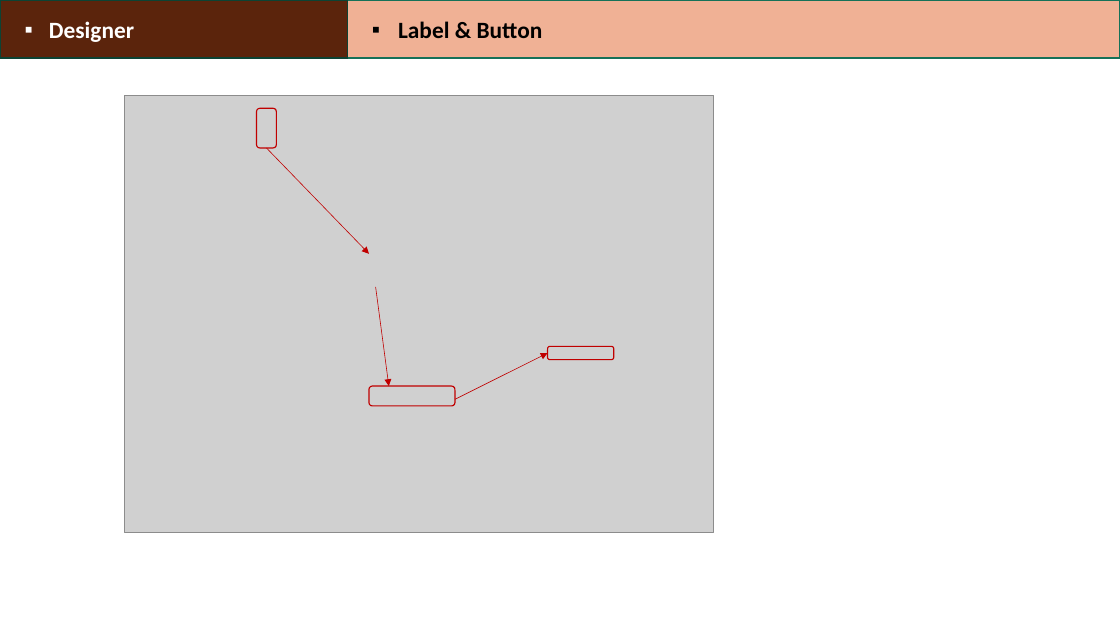
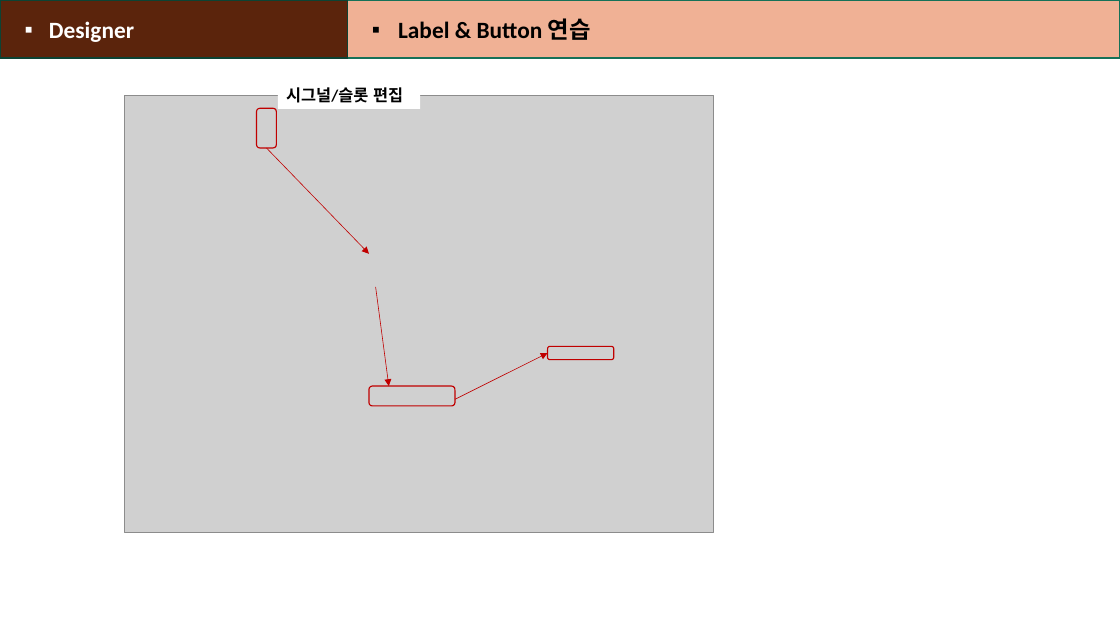
Before and after one commit to heartcom/Linux-Program, a slide deck: slide 43 of 2_Rpi_GPIO_DHT11_PyQt.pptx (slide 14 before the commit). Drawn at 1120x630 pixels with LibreOffice and Linux fonts; fonts in the diff are those of the drawing; grey boxes stand for pictures. Boxes give left, top, right and bottom in pixels: in the first picture for what was removed or moved away, otherwise in the second. Text is boxed around its words. In the diff, an @@ line names an element or a change of style, - is before the commit and + after.

```diff
--- a/2_Rpi_GPIO_DHT11_PyQt.pptx
+++ b/2_Rpi_GPIO_DHT11_PyQt.pptx
@@ text in rectangle at box(398, 18, 591, 40): text changed @@
-▪ Label & Button
+▪ Label & Button 연습
@@ rectangle added at box(278, 81, 421, 109), fill #FFFFFF, 14 pt, text #000000, bold @@
+시그널/슬롯 편집
```
Also in this commit, not shown: 11 other slides changed, 29 slides added, 1 other file.
